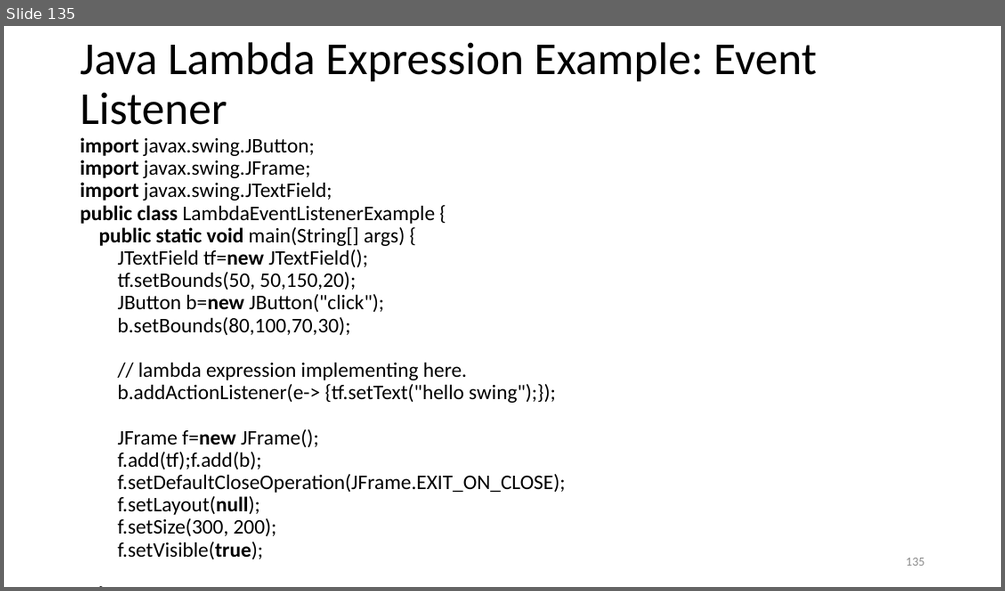
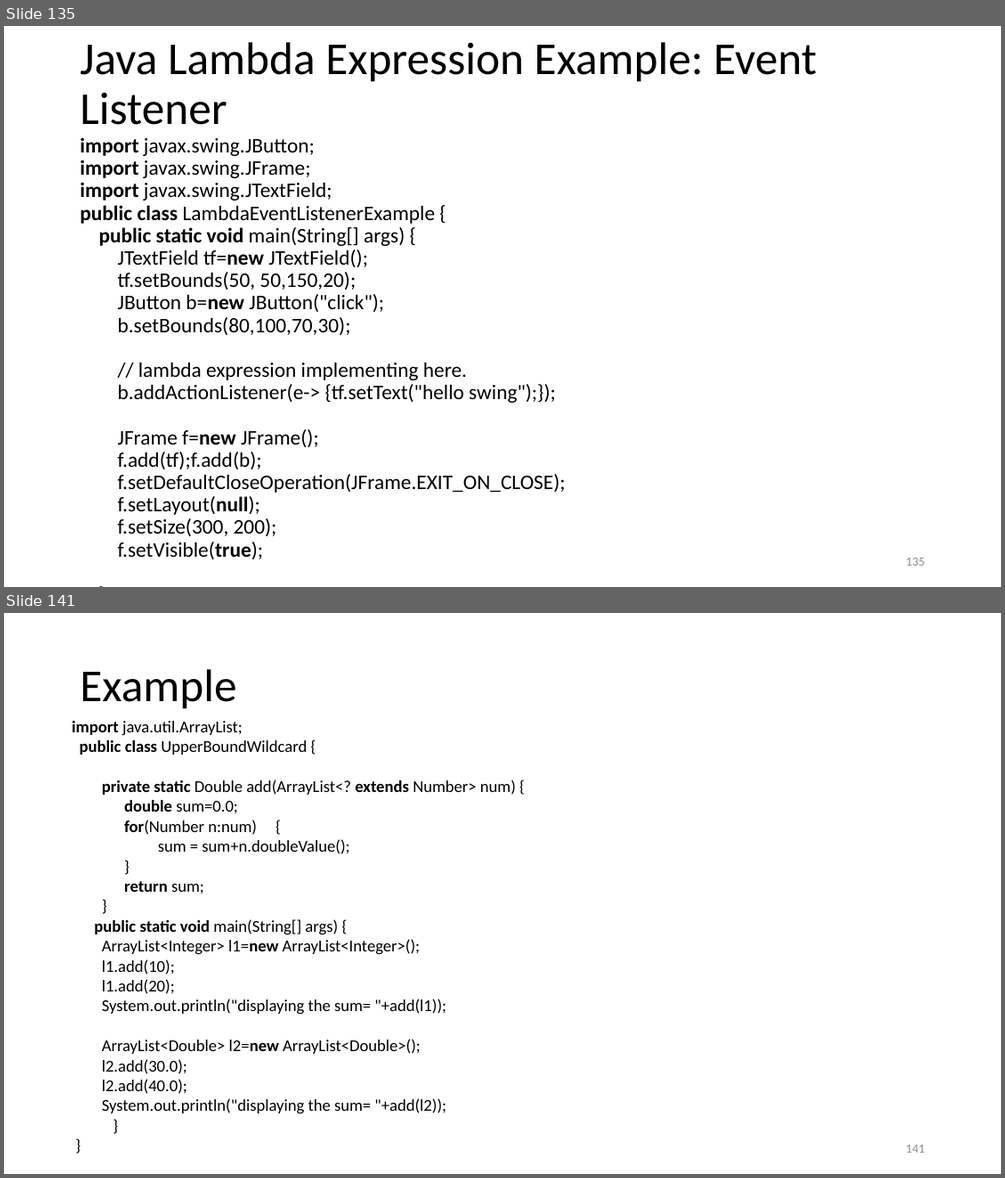
Before and after one commit to suniljeevan/JAVA-FULLSTACK-DEVELOPMENT-2026, a slide deck: COURSE MATERIALS/Module-1 CSE3427.pptx. Shown one above the other, each under a label of ours: slide 135 before the commit, slides 135 and 141 after it; the slides between them are not shown. The pictures are 1005x591 and 1005x1178 pixels, drawn with LibreOffice and Linux fonts; fonts in the diff are those of the drawing; background and template pictures are left out. Boxes give left, top, right and bottom in pixels: in the first picture for what was removed or moved away, otherwise in the second. Text is boxed around its words. In the diff, an @@ line names an element or a change of style, - is before the commit and + after.

```diff
--- a/COURSE MATERIALS/Module-1 CSE3427.pptx
+++ b/COURSE MATERIALS/Module-1 CSE3427.pptx
@@ slide 141 added at <box>4,613,1001,1174</box>, background #FFFFFF @@
@@ title added at <box>80,669,236,709</box>, 44 pt, text #000000 @@
+Example
@@ text added at <box>72,721,516,1114</box>, 16 pt, text #000000 @@
+import java.util.ArrayList;
+public class UpperBoundWildcard {
+private static Double add(ArrayList<? extends Number> num) {
+double sum=0.0;
+for(Number n:num) {
+sum = sum+n.doubleValue();
+}
+return sum;
+}
+public static void main(String[] args) {
+ArrayList<Integer> l1=new ArrayList<Integer>();
+l1.add(10);
+l1.add(20);
+System.out.println("displaying the sum= "+add(l1));
+ArrayList<Double> l2=new ArrayList<Double>();
+l2.add(30.0);
+l2.add(40.0);
+System.out.println("displaying the sum= "+add(l2));
+}
+}
@@ page number added at <box>906,1144,924,1152</box>, 12 pt, text #8C8C8C @@
+141
```
Also in this commit, not shown: 1 slide changed, 17 other slides added.
